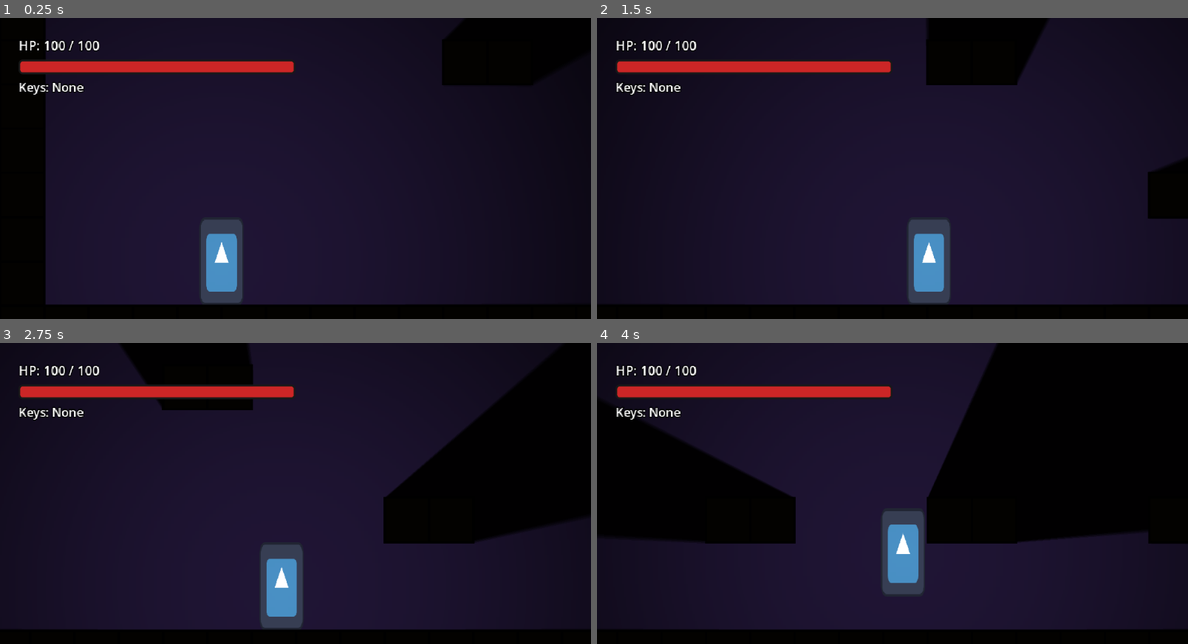
Above: before the commit, frames 1-4 (two rows, left to right).
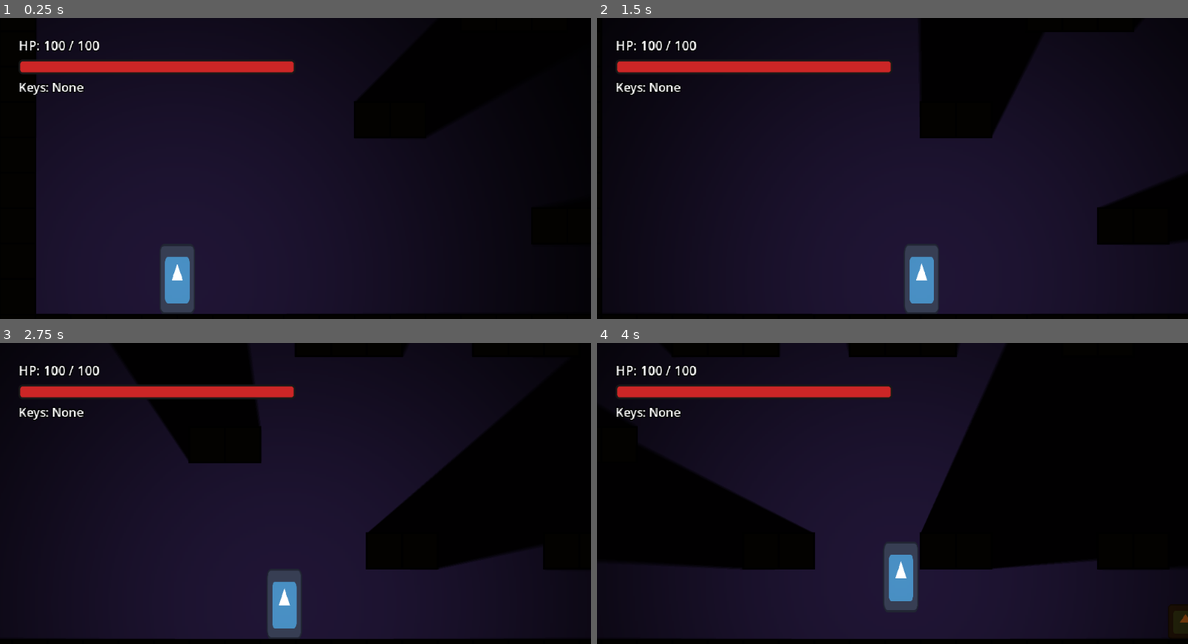
Above: after the commit, the same moments.

Repository: hikarirainbow/New-Project
Game: Godot game, scene res://scenes/levels/sandbox_level.tscn
Two runs of this game, one before a commit and one after it. Both use one fixed random seed, a clock stepped at 60 frames per second and the inputs below. The engine's default icon, where the game draws it, is replaced by a stand-in: a white triangle on a blue panel in a dark square.
Inputs:
- Up to frame 1 (0.25 s): no input
- Up to frame 2 (1.5 s): tap Enter at 0.5 s; hold D (move_right) from 0.53 s (still down); tap X (attack) at 0.6 s; tap Space (jump) at 0.77 s; tap C (dash) at 1.35 s
- Up to frame 3 (2.75 s): tap Space (jump) at 1.52 s; release D (move_right) at 2.03 s; hold A (move_left) from 2.03 s (still down); tap X (attack) at 2.1 s
- Up to frame 4 (4 s): release A (move_left) at 2.78 s; hold D (move_right) from 2.78 s (still down); tap C (dash) at 2.85 s; tap Space (jump) at 3.02, 3.77 s; tap X (attack) at 3.6 s

The runs differ from the first frame. In frame 1, 12% of the frame differs, in the area x 6-97%, y 0-99%; in frame 2, 10%; in frame 3, 13%; in frame 4, 16%, in the area x 0-100%, y 0-99%.

Commit message:
change: set camera zoom to 1.2 in player _ready()

Diff:
--- a/scenes/player/player.gd
+++ b/scenes/player/player.gd
@@ -50,6 +50,7 @@
 func _ready():
 	add_to_group("player")
 	spawn_point = global_position
+	if has_node("Camera2D"): $Camera2D.zoom = Vector2(1.2, 1.2)
 	if has_node("AttackArea"):
 		$AttackArea.body_entered.connect(_on_attack_body_entered)
 
